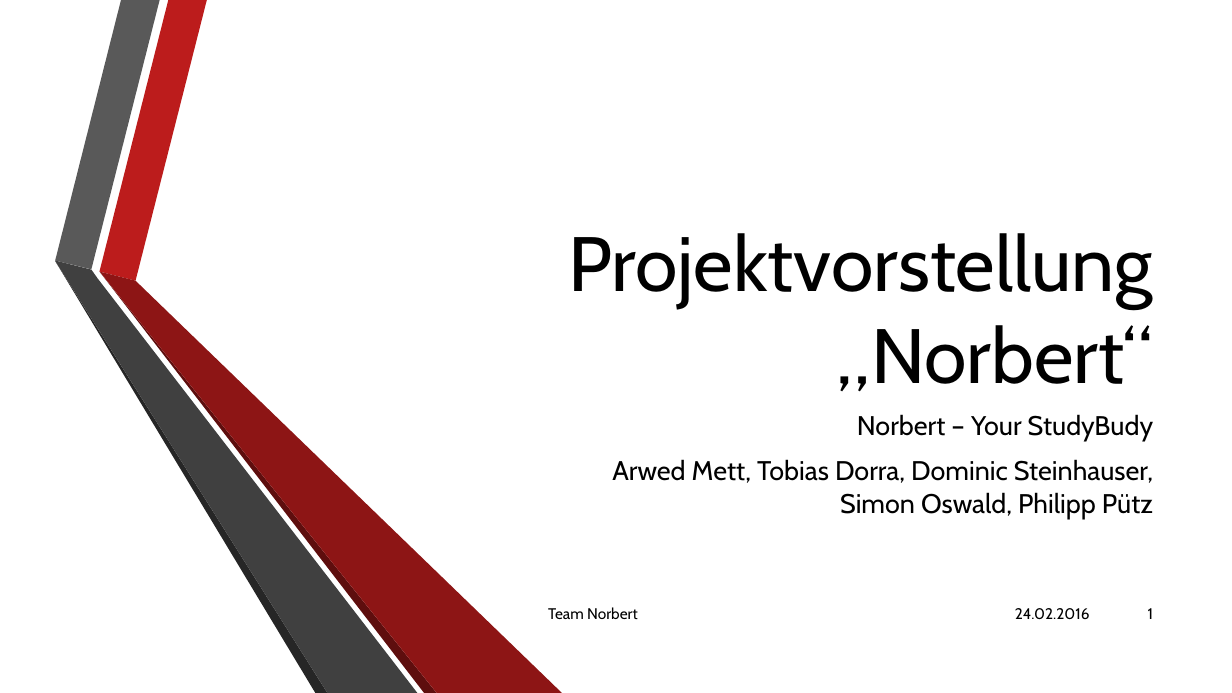
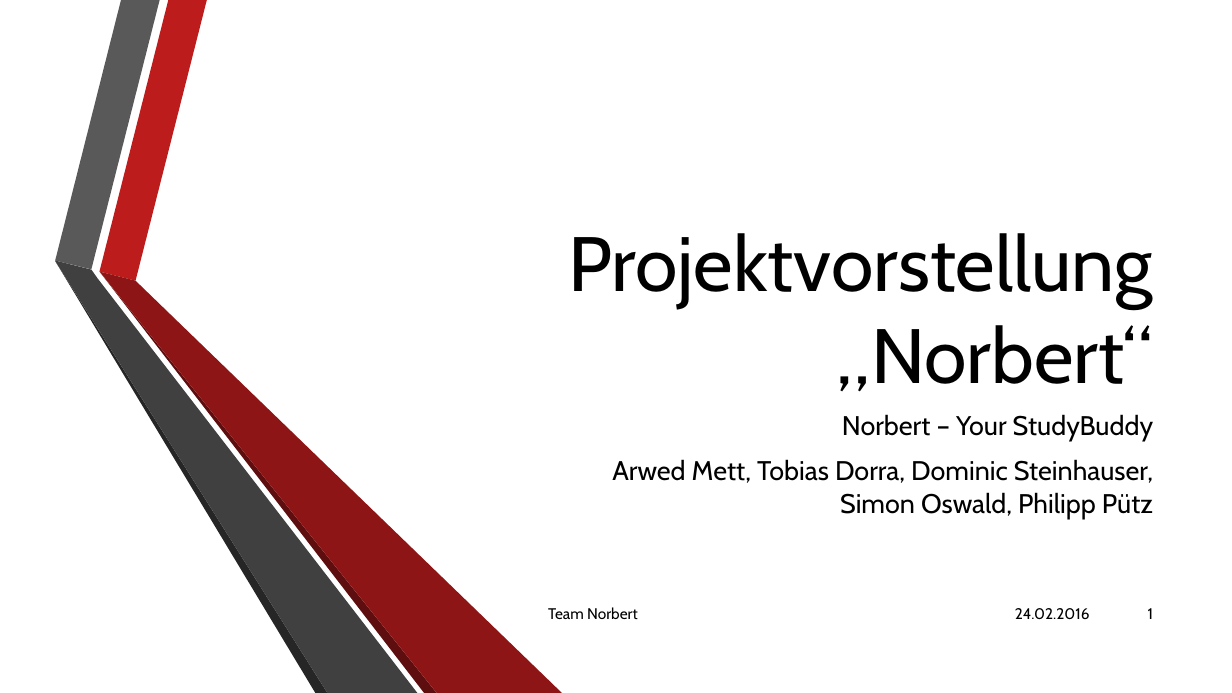
Before and after one commit to Pfeifenjoy/norbert, a slide deck: slide 1 of praesentationens/projektvorstellung/projektvorstellung.pptx. Drawn at 1232x693 pixels with LibreOffice and Linux fonts; fonts in the diff are those of the drawing; background and template pictures are left out. Boxes give left, top, right and bottom in pixels: in the first picture for what was removed or moved away, otherwise in the second. Text is boxed around its words. In the diff, an @@ line names an element or a change of style, - is before the commit and + after.

```diff
--- a/praesentationens/projektvorstellung/projektvorstellung.pptx
+++ b/praesentationens/projektvorstellung/projektvorstellung.pptx
@@ subtitle at <box>842,414,1153,441</box>: text changed @@
-Norbert – Your StudyBudy
+Norbert – Your StudyBuddy
```
Also in this commit, not shown: 1 other file.
